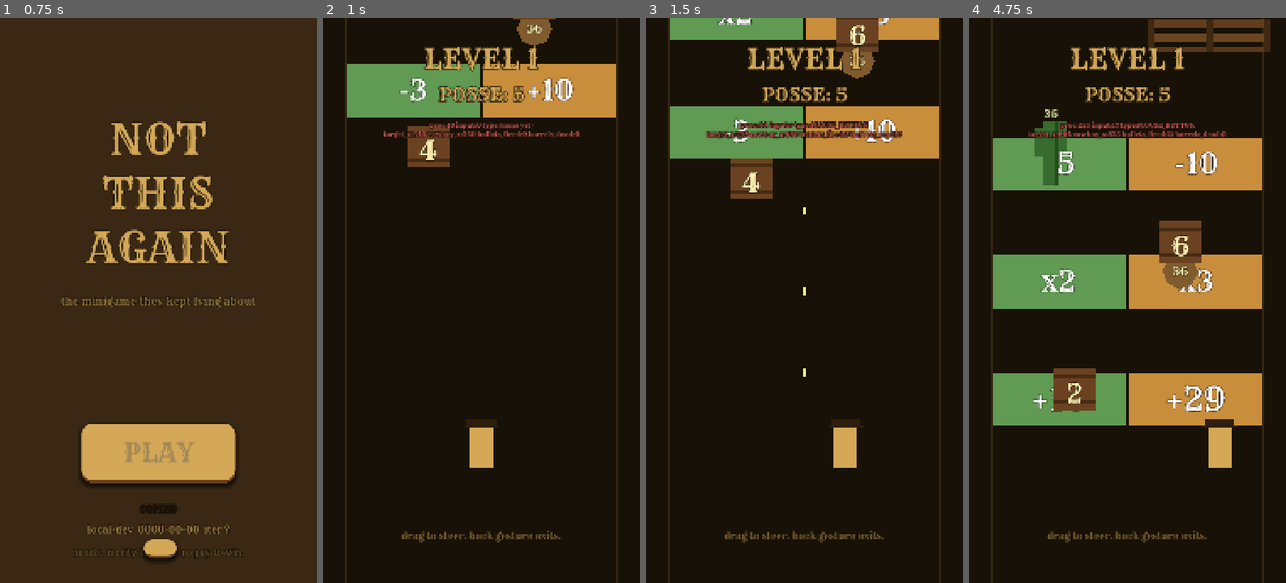
Above: before the commit, frames 1-4 (left to right).
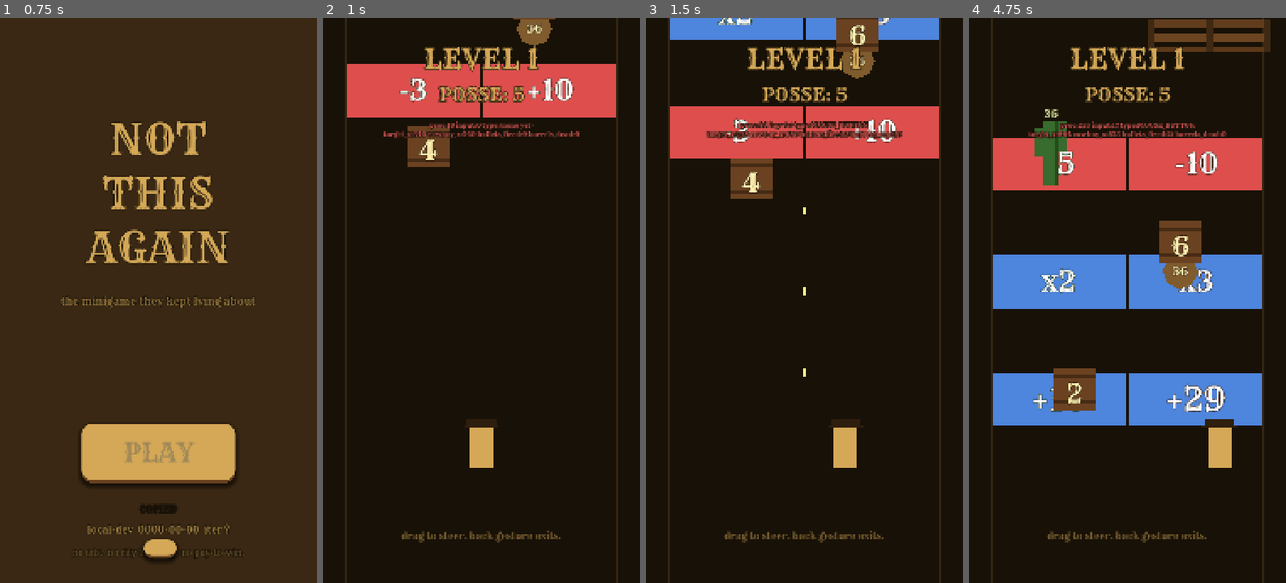
Above: after the commit, the same moments.

Repository: Joeputin100/Not_This_Again
Game: Godot game, scene res://scenes/main_menu.tscn
Same seed, same stepped clock (60 frames per second), same inputs: the game is played once before the commit and once after it.
Inputs (mouse positions are in pixels of both pictures, inside the frame that each line leads up to):
- Up to frame 1 (0.75 s): click "PLAY" at 0.5 s
- Up to frame 2 (1 s): no input
- Up to frame 3 (1.5 s): tap Enter at 1.25 s; move the mouse to (874, 272) at 1.27 s; hold Shift from 1.28 s (still down); click (874, 272) at 1.42 s
- Up to frame 4 (4.75 s): release Shift at 2 s; drag from (1064, 328) to (1111, 413) at 2.02 s; move the mouse to (1159, 176) at 2.77 s; tap Ctrl at 2.85 s; click (1159, 176) at 2.92 s; drag from (1111, 413) to (1032, 215) at 3.52 s; move the mouse to (1222, 385) at 4.27 s; tap Alt at 4.35 s; click (1222, 385) at 4.42 s

Frame 1 is identical in both runs. In frame 2, 6.9% of the frame differs, in the area x 7-93%, y 8-18%; in frame 3, 9.3%; in frame 4, 20%, in the area x 7-93%, y 21-73%.

Commit message:
iter 19: gate color = direction (blue=growing, red=shrinking) + 14 tests
User design refinement: gates should color-code their effect at a
glance. Blue = posse grows (any operation where values >= 0/1). Red =
posse shrinks (any negative additive value or multiplier < 1).

Shooting an additive gate (which bumps both values +1 per hit) can
flip a red gate to blue when the negative door crosses zero. This is
intentional skill expression — convert the dangerous gate before
passing through it.

This refinement also sets up the future bull-stampede hazard
(documented in design.md): a red gate while a bull is on-screen, then
the player shooting it to blue, makes the bull slow / get confused /
veer off the track. The color flip is the trigger.

IMPLEMENTATION
- scripts/gate_helper.gd: new static `gate_is_growing(left, right, type)`
  → bool. Additive: both >= 0. Multiplicative: both >= 1.
- scripts/gate.gd:
    + COLOR_GROWING (blue), COLOR_SHRINKING (red) constants
    + _is_growing field tracks the gate's current rendered direction
    + _ready: snap-set both doors to the initial color
    + take_bullet_hit (additive path): call _refresh_color() after
      values bump
    + _refresh_color(): only tweens when the direction actually flips
      (no-op when it doesn't change — saves frames)
- scenes/gate.tscn: default door color now blue (init paint covers
  the red case immediately on _ready).

LEVEL EFFECTS (no .tscn edits needed — auto from values):
  Gate1 ADDITIVE -3/+10: starts RED (has negative door). Shoot 3+
    times to flip blue.
  Gate2 MULT x2/x3: starts BLUE (both >= 1). No way to flip.
  Gate3 ADDITIVE +5/-10: starts RED. Shoot 10+ times to flip.

TESTS (208 → 222)
- test_gate_helper.gd: 9 new gate_is_growing tests covering both
  types, negative/zero/positive boundaries, and threshold crossing.
- test_gate_bullet_hit.gd: 5 new tests for color refresh — starts
  red with negative door, starts blue with positives, FLIPS to blue
  after enough hits, stays blue when shot from positive baseline,
  multiplicative ×0 is red.

DESIGN DOC: also updated the bull-stampede future-feature description
to reference the color-flip mechanic explicitly, since this iter 19
implementation lays the foundation for the bull's confusion behavior.

Diff:
--- a/godot/scenes/gate.tscn
+++ b/godot/scenes/gate.tscn
@@ -12,7 +12,7 @@
 offset_top = -90.0
 offset_right = -8.0
 offset_bottom = 90.0
-color = Color(0.4, 0.65, 0.35, 0.92)
+color = Color(0.32, 0.55, 0.92, 0.94)
 
 [node name="LeftLabel" type="Label" parent="LeftDoor"]
 anchor_right = 1.0
@@ -32,7 +32,7 @@
 offset_top = -90.0
 offset_right = 460.0
 offset_bottom = 90.0
-color = Color(0.85, 0.6, 0.25, 0.92)
+color = Color(0.32, 0.55, 0.92, 0.94)
 
 [node name="RightLabel" type="Label" parent="RightDoor"]
 anchor_right = 1.0
--- a/godot/scripts/gate.gd
+++ b/godot/scripts/gate.gd
@@ -17,6 +17,14 @@
 # of the two doors (920 wide, 180 tall).
 const SIZE: Vector2 = Vector2(920, 180)
 
+# Door colors. Blue = growing (helpful), red = shrinking (dangerous).
+# Tweened between as the gate's effective direction flips (e.g. when
+# bullets bump a "-3" door past 0 to become "+1", the whole gate goes
+# from red to blue and a future bull hazard would visibly hesitate).
+const COLOR_GROWING: Color = Color(0.32, 0.55, 0.92, 0.94)
+const COLOR_SHRINKING: Color = Color(0.92, 0.32, 0.32, 0.94)
+const COLOR_TWEEN_DURATION: float = 0.22
+
 # 0 = additive (+N/-N), 1 = multiplicative (xN/xM). See gate_helper.gd.
 @export var gate_type: int = 0
 @export var left_value: int = -3
@@ -25,10 +33,16 @@
 @export var fire_y: float = 1480.0  # gate fires when position.y crosses this
 
 var _fired: bool = false
+# Tracks whether the gate is currently rendering as "growing" (blue).
+# Compared each refresh to decide whether to snap-set the color or
+# tween it (so a threshold-crossing color flip gets a visible beat).
+var _is_growing: bool = true
 
 @onready var _left_label: Label = $LeftDoor/LeftLabel
 @onready var _right_label: Label = $RightDoor/RightLabel
 @onready var _sparkles: CPUParticles2D = $Sparkles
+@onready var _left_door: ColorRect = $LeftDoor
+@onready var _right_door: ColorRect = $RightDoor
 
 func _ready() -> void:
 	# Update labels to match the @export values. Lets one gate.tscn
@@ -38,6 +52,14 @@
 		_left_label.text = _format_left(left_value)
 	if _right_label:
 		_right_label.text = _format_right(right_value)
+	# Pick blue/red door tint based on the gate's current effective
+	# direction. Snap on init (no tween needed for first paint).
+	_is_growing = GateHelper.gate_is_growing(left_value, right_value, gate_type)
+	var color := COLOR_GROWING if _is_growing else COLOR_SHRINKING
+	if _left_door:
+		_left_door.color = color
+	if _right_door:
+		_right_door.color = color
 
 func _format_left(v: int) -> String:
 	if gate_type == GateHelper.TYPE_MULTIPLICATIVE:
@@ -67,7 +89,25 @@
 		if _right_label:
 			_right_label.text = _format_right(right_value)
 		_pulse_labels()
+		_refresh_color()
 	return true
+
+# Re-evaluate the gate's direction (growing or shrinking) and update the
+# door tint. When the threshold crosses (red → blue or blue → red),
+# tween the color so the moment is visible. When the direction is
+# unchanged, do nothing (color is already correct).
+func _refresh_color() -> void:
+	var now_growing := GateHelper.gate_is_growing(left_value, right_value, gate_type)
+	if now_growing == _is_growing:
+		return
+	_is_growing = now_growing
+	var target := COLOR_GROWING if now_growing else COLOR_SHRINKING
+	for door in [_left_door, _right_door]:
+		if door == null:
+			continue
+		var t := create_tween()
+		t.tween_property(door, "color", target, COLOR_TWEEN_DURATION) \
+			.set_trans(Tween.TRANS_SINE).set_ease(Tween.EASE_IN_OUT)
 
 func _pulse_labels() -> void:
 	for label in [_left_label, _right_label]:
--- a/godot/scripts/gate_helper.gd
+++ b/godot/scripts/gate_helper.gd
@@ -9,6 +9,16 @@
 # Gate types. Each gate uses one math operation for BOTH doors.
 const TYPE_ADDITIVE: int = 0       # +N / -N display, posse += amount
 const TYPE_MULTIPLICATIVE: int = 1 # xN / xM display, posse *= amount
+
+# A gate is "growing" (= blue, helpful) if BOTH doors leave the posse
+# at-least-as-large as before. For additive gates, that means values
+# >= 0. For multiplicative gates, that means values >= 1.
+# Otherwise the gate is "shrinking" (= red, dangerous) and the bull
+# hazard (future) may take notice of it.
+static func gate_is_growing(left_value: int, right_value: int, gate_type: int) -> bool:
+	if gate_type == TYPE_ADDITIVE:
+		return left_value >= 0 and right_value >= 0
+	return left_value >= 1 and right_value >= 1
 
 # Given a cowboy's X position and the gate's center X, return which side
 # the cowboy is on. Ties (cowboy exactly on the divider) go right; the
--- a/godot/test/test_gate_bullet_hit.gd
+++ b/godot/test/test_gate_bullet_hit.gd
@@ -109,3 +109,43 @@
 	var consumed: bool = gate.take_bullet_hit()
 	assert_false(consumed, "fired gate doesn't consume bullets")
 	assert_eq(gate.left_value, -3, "no value change after fire")
+
+# ---------- color reflects gate direction ----------
+
+func test_additive_with_negative_starts_shrinking():
+	gate = _instance_with_type(GateHelper.TYPE_ADDITIVE, -3, 10)
+	await get_tree().process_frame
+	assert_false(gate._is_growing,
+		"-3/+10 has a negative door → should be SHRINKING (red) at start")
+
+func test_additive_all_positive_starts_growing():
+	gate = _instance_with_type(GateHelper.TYPE_ADDITIVE, 5, 10)
+	await get_tree().process_frame
+	assert_true(gate._is_growing,
+		"+5/+10 → SHOULD be growing (blue) at start")
+
+func test_shooting_flips_red_to_blue():
+	# -3/+10 starts red. After 3 hits: 0/+13 → still growing (≥ 0 = growing).
+	# Wait, 0 counts as growing. So after 3 hits we flip to blue.
+	gate = _instance_with_type(GateHelper.TYPE_ADDITIVE, -3, 10)
+	await get_tree().process_frame
+	assert_false(gate._is_growing, "starts red")
+	gate.take_bullet_hit()  # -2 / 11
+	gate.take_bullet_hit()  # -1 / 12
+	assert_false(gate._is_growing, "still red after 2 hits")
+	gate.take_bullet_hit()  # 0 / 13 → blue
+	assert_true(gate._is_growing, "FLIPPED to blue after 3rd hit")
+
+func test_shooting_blue_gate_stays_blue():
+	gate = _instance_with_type(GateHelper.TYPE_ADDITIVE, 5, 10)
+	await get_tree().process_frame
+	assert_true(gate._is_growing)
+	gate.take_bullet_hit()
+	gate.take_bullet_hit()
+	assert_true(gate._is_growing, "stays blue when shot from positive baseline")
+
+func test_multiplicative_gate_with_zero_is_red():
+	gate = _instance_with_type(GateHelper.TYPE_MULTIPLICATIVE, 0, 3)
+	await get_tree().process_frame
+	assert_false(gate._is_growing,
+		"x0 zeroes the posse → SHRINKING (red)")
--- a/godot/test/test_gate_helper.gd
+++ b/godot/test/test_gate_helper.gd
@@ -60,3 +60,38 @@
 
 func test_multiplicative_one_leaves_unchanged():
 	assert_eq(GateHelper.apply_effect(7, GateHelper.SIDE_LEFT, 1, 2, GateHelper.TYPE_MULTIPLICATIVE), 7)
+
+# ---------- gate_is_growing: ADDITIVE ----------
+
+func test_additive_both_positive_growing():
+	assert_true(GateHelper.gate_is_growing(5, 3, GateHelper.TYPE_ADDITIVE))
+
+func test_additive_one_negative_shrinking():
+	assert_false(GateHelper.gate_is_growing(-3, 10, GateHelper.TYPE_ADDITIVE))
+
+func test_additive_other_negative_shrinking():
+	assert_false(GateHelper.gate_is_growing(5, -2, GateHelper.TYPE_ADDITIVE))
+
+func test_additive_both_zero_growing():
+	# Zero is neutral; treat as not-shrinking → growing (blue).
+	assert_true(GateHelper.gate_is_growing(0, 0, GateHelper.TYPE_ADDITIVE))
+
+func test_additive_negative_to_zero_crosses_threshold():
+	# Just barely flipped past zero.
+	assert_true(GateHelper.gate_is_growing(0, 10, GateHelper.TYPE_ADDITIVE))
+	assert_false(GateHelper.gate_is_growing(-1, 10, GateHelper.TYPE_ADDITIVE))
+
+# ---------- gate_is_growing: MULTIPLICATIVE ----------
+
+func test_multiplicative_both_greater_than_one_growing():
+	assert_true(GateHelper.gate_is_growing(2, 3, GateHelper.TYPE_MULTIPLICATIVE))
+
+func test_multiplicative_zero_shrinking():
+	assert_false(GateHelper.gate_is_growing(0, 3, GateHelper.TYPE_MULTIPLICATIVE))
+
+func test_multiplicative_one_is_neutral_growing():
+	# ×1 = no change; treat as not-shrinking → growing (blue).
+	assert_true(GateHelper.gate_is_growing(1, 2, GateHelper.TYPE_MULTIPLICATIVE))
+
+func test_multiplicative_both_one_growing():
+	assert_true(GateHelper.gate_is_growing(1, 1, GateHelper.TYPE_MULTIPLICATIVE))
Not shown, changed: docs/design.md
